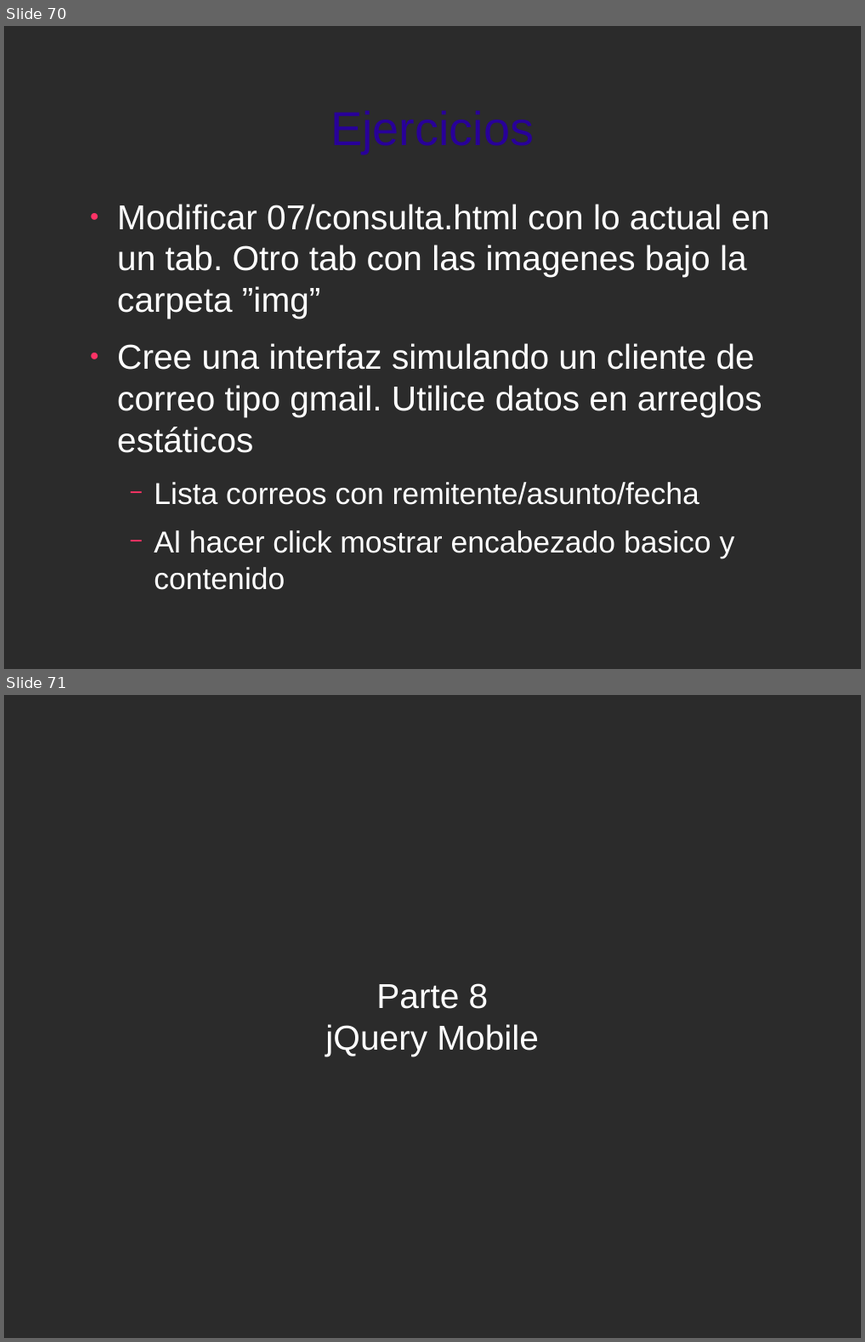
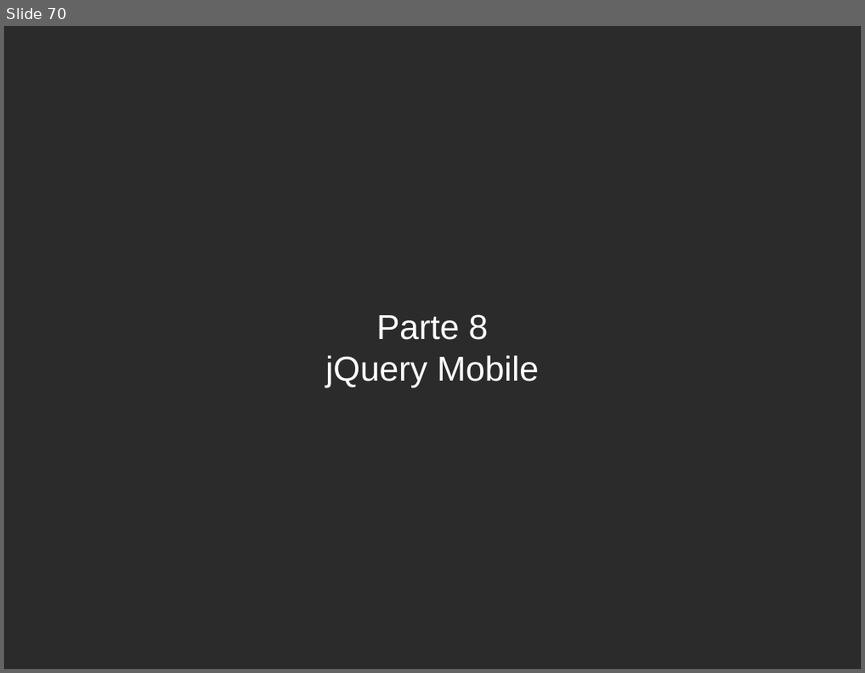
Before and after one commit to jorgeu/curso-jquery, a slide deck: curso-jquery.odp. Shown one above the other, each under a label of ours: slides 70 and 71 before the commit, slide 70 after it. The pictures are 865x1342 and 865x673 pixels, drawn with LibreOffice and Linux fonts; fonts in the diff are those of the drawing; background and template pictures are left out; a plain dark background stands for a picture behind light text. Boxes give left, top, right and bottom in pixels: in the first picture for what was removed or moved away, otherwise in the second. Text is boxed around its words. In the diff, an @@ line names an element or a change of style, - is before the commit and + after.

```diff
--- a/curso-jquery.odp
+++ b/curso-jquery.odp
@@ slide 70 removed at box(4, 26, 861, 669), background picture (left out) @@
@@ title removed at box(330, 110, 534, 154) @@
-Ejercicios
@@ text removed at box(117, 204, 770, 590) @@
-● Modificar 07/consulta.html con lo actual en un tab. Otro tab con las imagenes bajo la carpeta ”img”
-● Cree una interfaz simulando un cliente de correo tipo gmail. Utilice datos en arreglos estáticos
-  − Lista correos con remitente/asunto/fecha
-  − Al hacer click mostrar encabezado basico y contenido
@@ what was slide 71 is now slide 70 @@
```
Also in this commit, not shown: 14 slides added, 2 other files.
